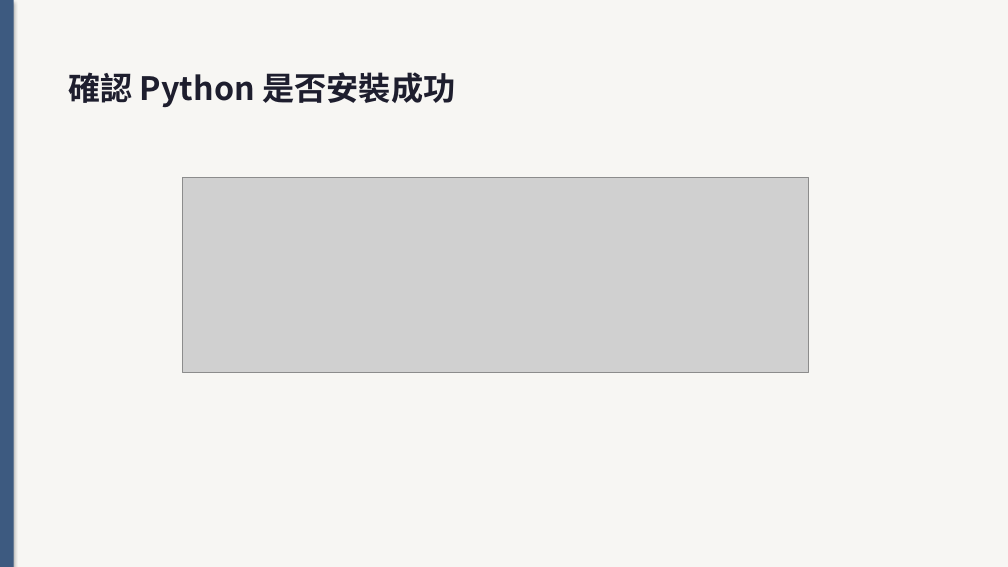
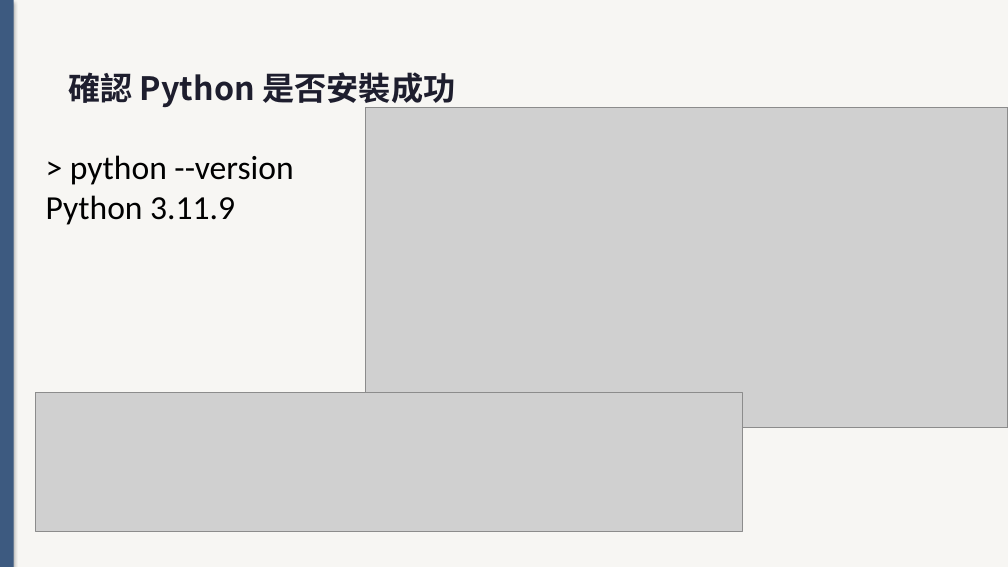
Before and after one commit to bobhsu408/vscode, a slide deck: slide 49 of jo6bj03284504t_6g4a83.pptx (slide 42 before the commit). Drawn at 1008x567 pixels with LibreOffice and Linux fonts; fonts in the diff are those of the drawing; grey boxes stand for pictures. Boxes give left, top, right and bottom in pixels: in the first picture for what was removed or moved away, otherwise in the second. Text is boxed around its words. In the diff, an @@ line names an element or a change of style, - is before the commit and + after.

```diff
--- a/jo6bj03284504t_6g4a83.pptx
+++ b/jo6bj03284504t_6g4a83.pptx
@@ picture added at box(365, 108, 1008, 428) @@
@@ text added at box(46, 155, 293, 225), 24 pt, text #000000 @@
+> python --version
+Python 3.11.9
@@ picture removed at box(182, 177, 808, 373) @@
@@ picture added at box(35, 392, 743, 531) @@
```
Also in this commit, not shown: 39 other slides changed, 23 slides added, 9 slides removed, 11 other files.
